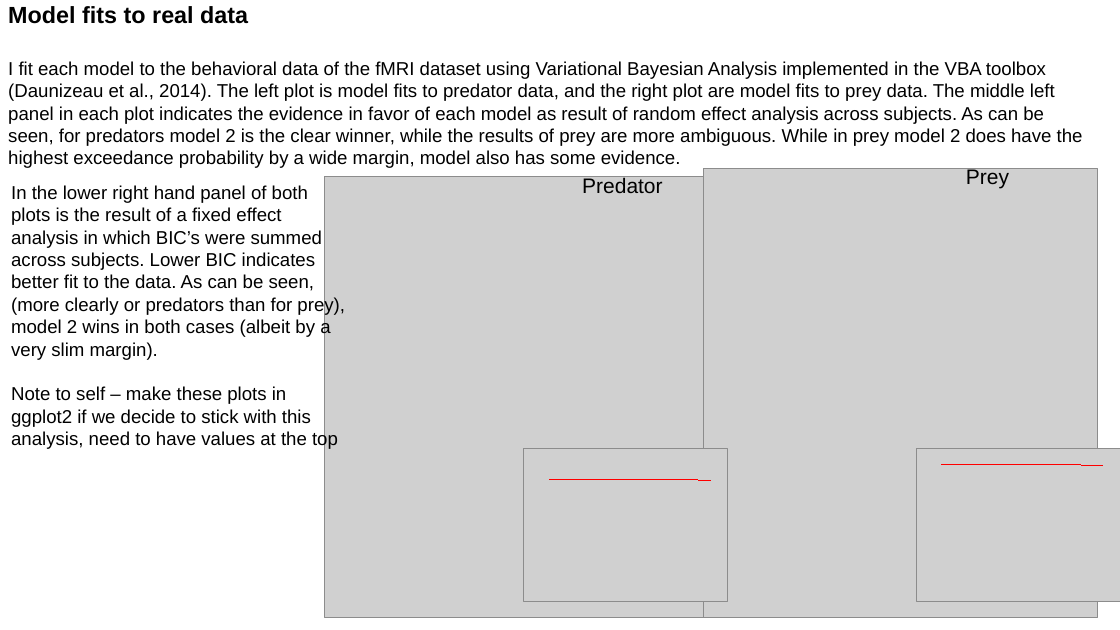
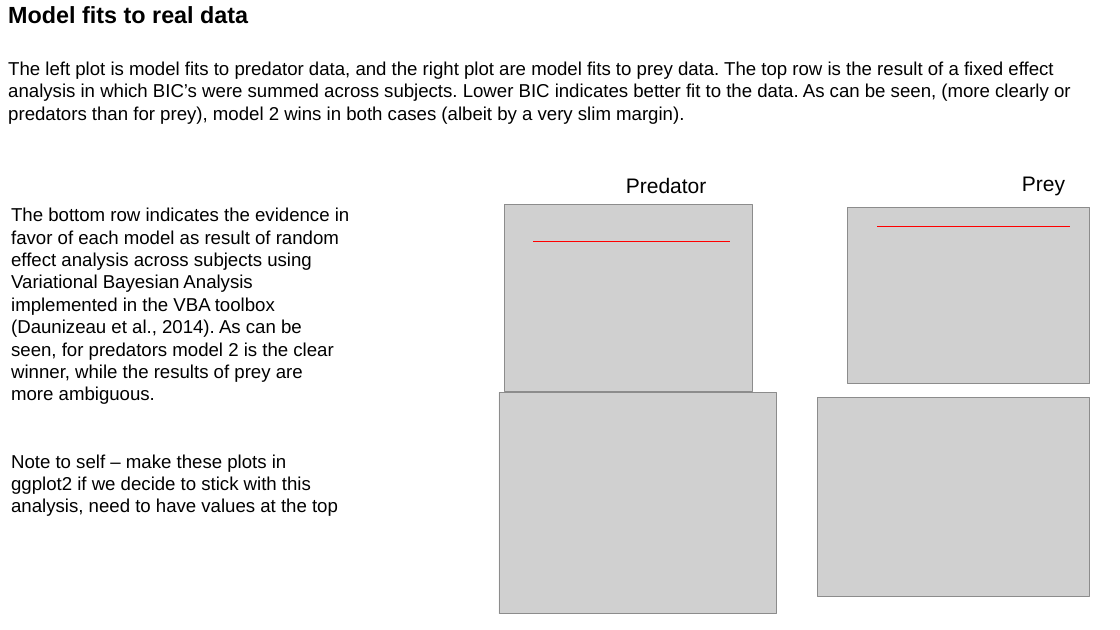
Before and after one commit to michaelrojekgiffin/RL, a slide deck: slide 19 of PPG/reports/PPG progress report 2017_11_06.pptx. Drawn at 1120x630 pixels with LibreOffice and Linux fonts; fonts in the diff are those of the drawing; grey boxes stand for pictures. Boxes give left, top, right and bottom in pixels: in the first picture for what was removed or moved away, otherwise in the second. Text is boxed around its words. In the diff, an @@ line names an element or a change of style, - is before the commit and + after.

```diff
--- a/PPG/reports/PPG progress report 2017_11_06.pptx
+++ b/PPG/reports/PPG progress report 2017_11_06.pptx
@@ text at box(8, 61, 1071, 124): text changed @@
-I fit each model to the behavioral data of the fMRI dataset using Variational Bayesian Analysis implemented in the VBA toolbox (Daunizeau et al., 2014). The left plot is model fits to predator data, and the right plot are model fits to prey data. The middle left panel in each plot indicates the evidence in favor of each model as result of random effect analysis across subjects. As can be seen, for predators model 2 is the clear winner, while the results of prey are more ambiguous. While in prey model 2 does have the highest exceedance probability by a wide margin, model also has some evidence.
+The left plot is model fits to predator data, and the right plot are model fits to prey data. The top row is the result of a fixed effect analysis in which BIC’s were summed across subjects. Lower BIC indicates better fit to the data. As can be seen, (more clearly or predators than for prey), model 2 wins in both cases (albeit by a very slim margin).
@@ picture removed at box(325, 176, 719, 618) @@
@@ text "Predator": place and size @@
-text "Predator" at box(582, 177, 662, 193)
+text "Predator" at box(626, 177, 706, 194)
@@ text "Prey": place and size @@
-text "Prey" at box(966, 167, 1009, 188)
+text "Prey" at box(1022, 176, 1065, 195)
@@ text at box(11, 207, 349, 404): text changed @@
-In the lower right hand panel of both plots is the result of a fixed effect analysis in which BIC’s were summed across subjects. Lower BIC indicates better fit to the data. As can be seen, (more clearly or predators than for prey), model 2 wins in both cases (albeit by a very slim margin).
+The bottom row indicates the evidence in favor of each model as result of random effect analysis across subjects using Variational Bayesian Analysis implemented in the VBA toolbox (Daunizeau et al., 2014). As can be seen, for predators model 2 is the clear winner, while the results of prey are more ambiguous.
@@ picture added at box(504, 204, 752, 392) @@
@@ picture: place and size @@
-picture at box(917, 449, 1120, 602)
+picture at box(848, 207, 1090, 383)
@@ line moved from (942, 465) - (1103, 465) to (878, 226) - (1070, 227) @@
@@ line moved from (549, 480) - (711, 480) to (534, 241) - (730, 241) @@
@@ picture: place and size @@
-picture at box(524, 449, 728, 602)
+picture at box(499, 392, 776, 614)
@@ picture: place and size @@
-picture at box(704, 169, 1098, 618)
+picture at box(818, 397, 1090, 597)
```
Also in this commit, not shown: 3 slides added, 23 other files.
